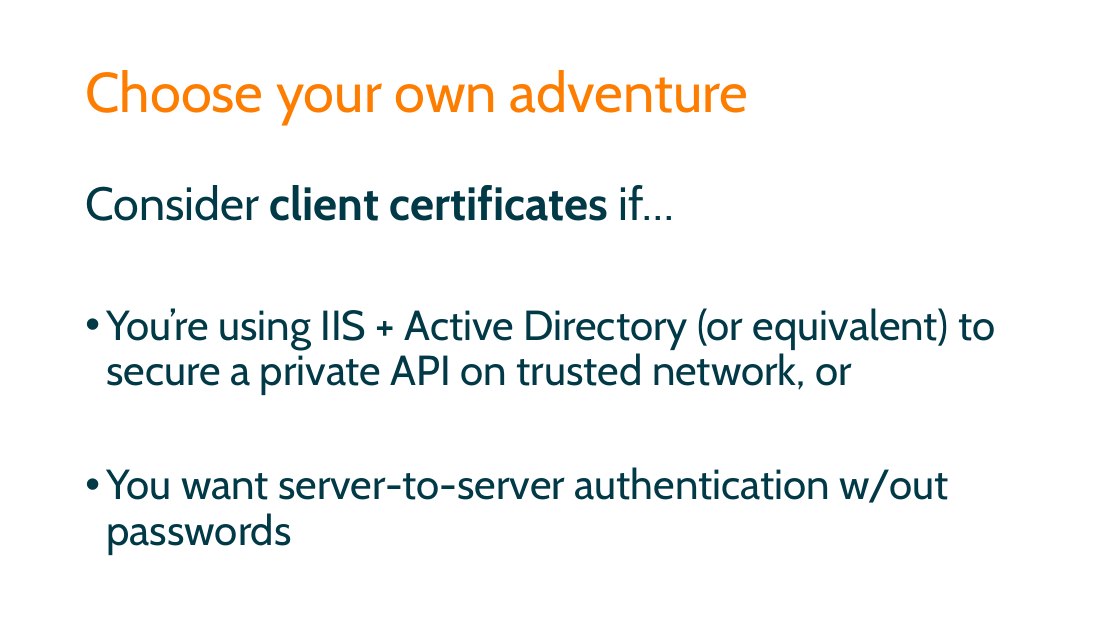
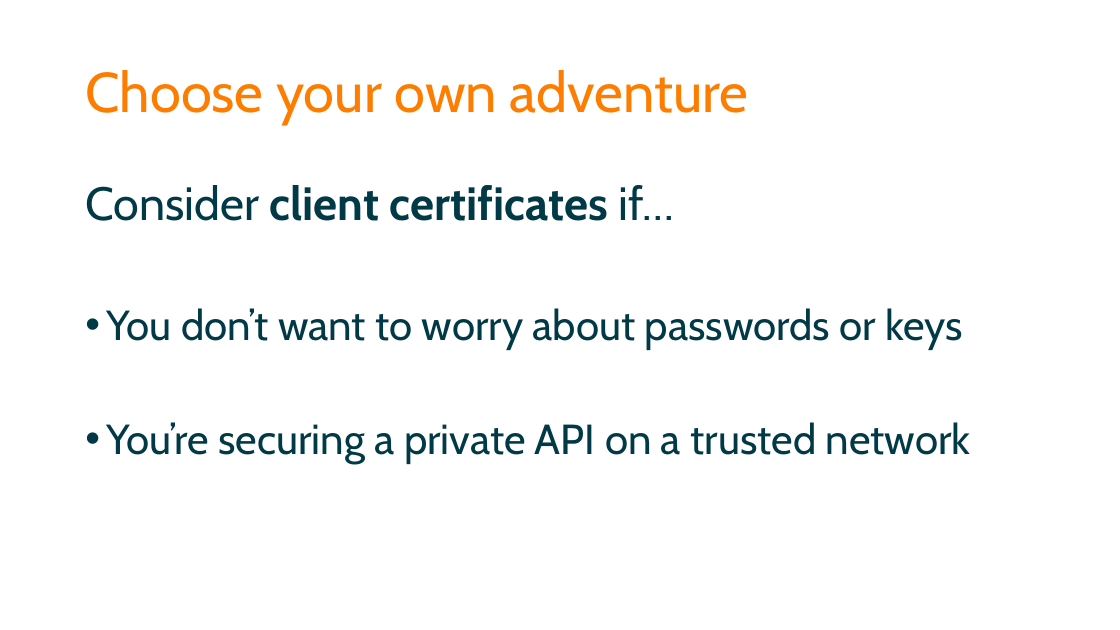
Before and after one commit to spetryjohnson/Securing-Your-API-Endpoints---StirTrek-2016, a slide deck: slide 65 of Securing Your API Endpoints - CodeMash 2016.pptx. Drawn at 1120x630 pixels with LibreOffice and Linux fonts; fonts in the diff are those of the drawing. Boxes give left, top, right and bottom in pixels: in the first picture for what was removed or moved away, otherwise in the second. Text is boxed around its words. In the diff, an @@ line names an element or a change of style, - is before the commit and + after.

```diff
--- a/Securing Your API Endpoints - CodeMash 2016.pptx
+++ b/Securing Your API Endpoints - CodeMash 2016.pptx
@@ text at (106,308,971,464): text changed @@
-• You’re using IIS + Active Directory (or equivalent) to secure a private API on trusted network, or
-• You want server-to-server authentication w/out passwords
+• You don’t want to worry about passwords or keys
+• You’re securing a private API on a trusted network
```
Also in this commit, not shown: 8 other slides changed, 2 other files.
